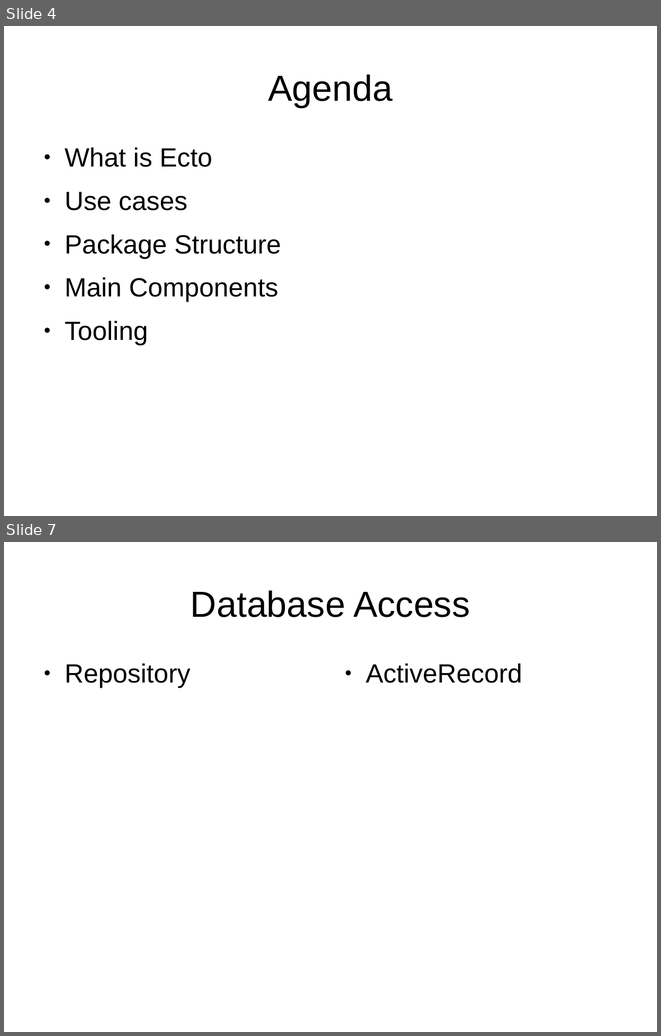
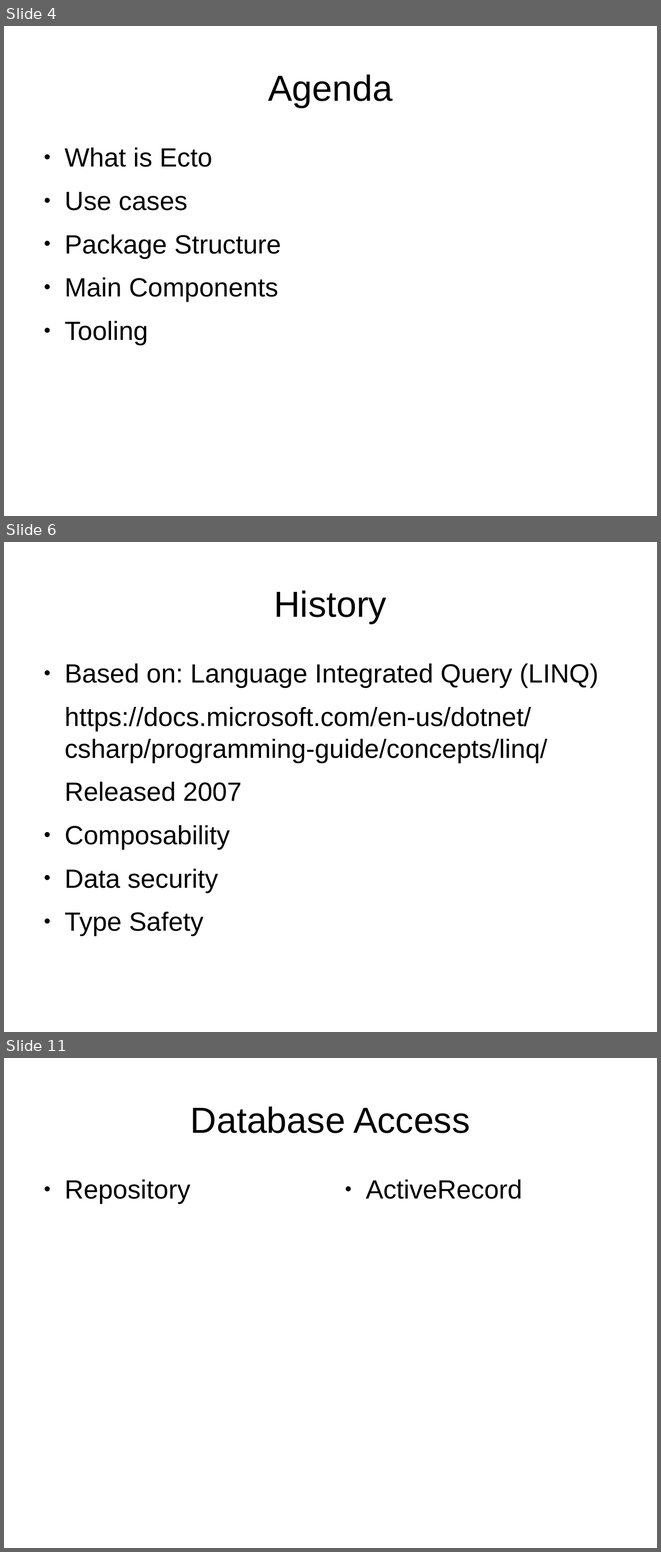
Before and after one commit to ramortegui/talks, a slide deck: odps/ecto.odp. Shown one above the other, each under a label of ours: slides 4 and 7 before the commit, slides 4, 6 and 11 after it; the slides between them are not shown. The pictures are 661x1036 and 661x1552 pixels, drawn with LibreOffice and Linux fonts; fonts in the diff are those of the drawing. Boxes give left, top, right and bottom in pixels: in the first picture for what was removed or moved away, otherwise in the second. Text is boxed around its words. In the diff, an @@ line names an element or a change of style, - is before the commit and + after.

Commit message:
Update title.

```diff
--- a/odps/ecto.odp
+++ b/odps/ecto.odp
@@ slide 6 added at (x1=4, y1=542, x2=657, y2=1032), background #FFFFFF @@
@@ title added at (x1=274, y1=590, x2=387, y2=623), 44 pt, text #000000 @@
+History
@@ text added at (x1=64, y1=663, x2=599, y2=936), 32 pt, text #000000 @@
+● Based on: Language Integrated Query (LINQ)
+https://docs.microsoft.com/en-us/dotnet/csharp/programming-guide/concepts/linq/
+Released 2007
+● Composability
+● Data security
+● Type Safety
@@ what was slide 7 is now slide 11 @@
```
Also in this commit, not shown: 5 slides changed, 4 other slides added.
